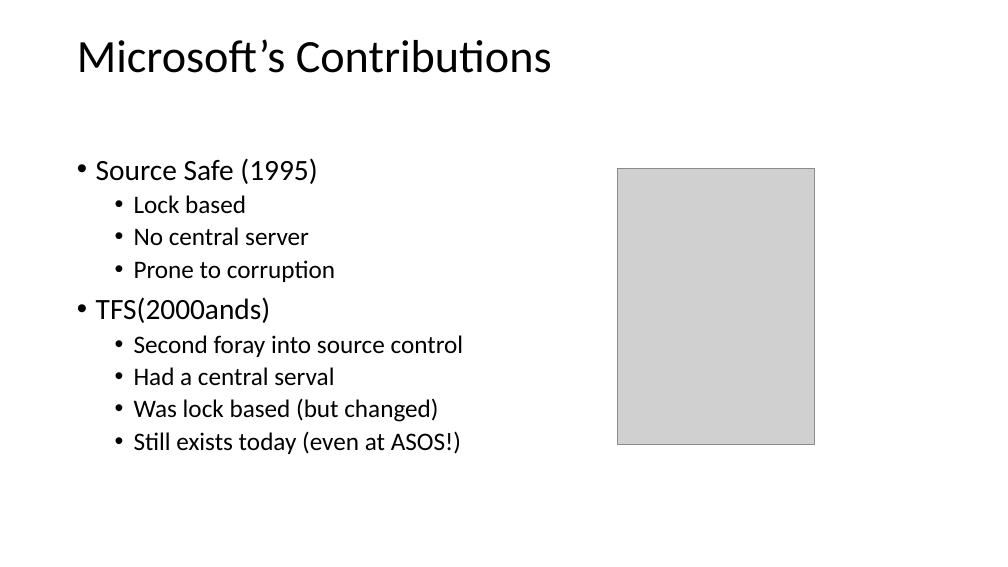
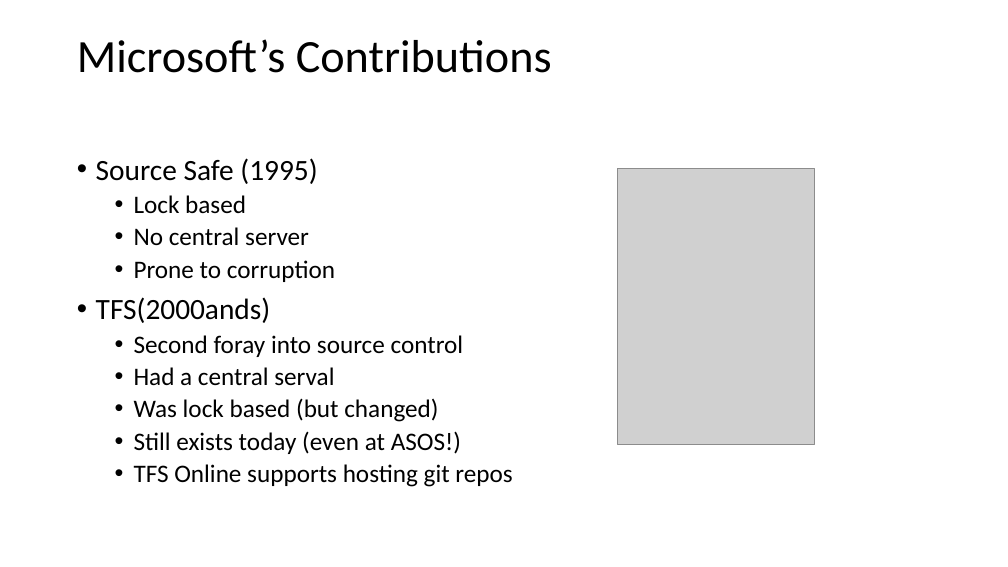
Before and after one commit to milodotnet/bootcamp, a slide deck: slide 12 of SourceControlPresentation.pptx. Drawn at 1008x567 pixels with LibreOffice and Linux fonts; fonts in the diff are those of the drawing; grey boxes stand for pictures. Boxes give left, top, right and bottom in pixels: in the first picture for what was removed or moved away, otherwise in the second. Text is boxed around its words. In the diff, an @@ line names an element or a change of style, - is before the commit and + after.

```diff
--- a/SourceControlPresentation.pptx
+++ b/SourceControlPresentation.pptx
@@ text at bbox=[134, 464, 512, 487]: paragraph added @@
+  • TFS Online supports hosting git repos
```
Also in this commit, not shown: 2 other slides changed, 5 slides added.
